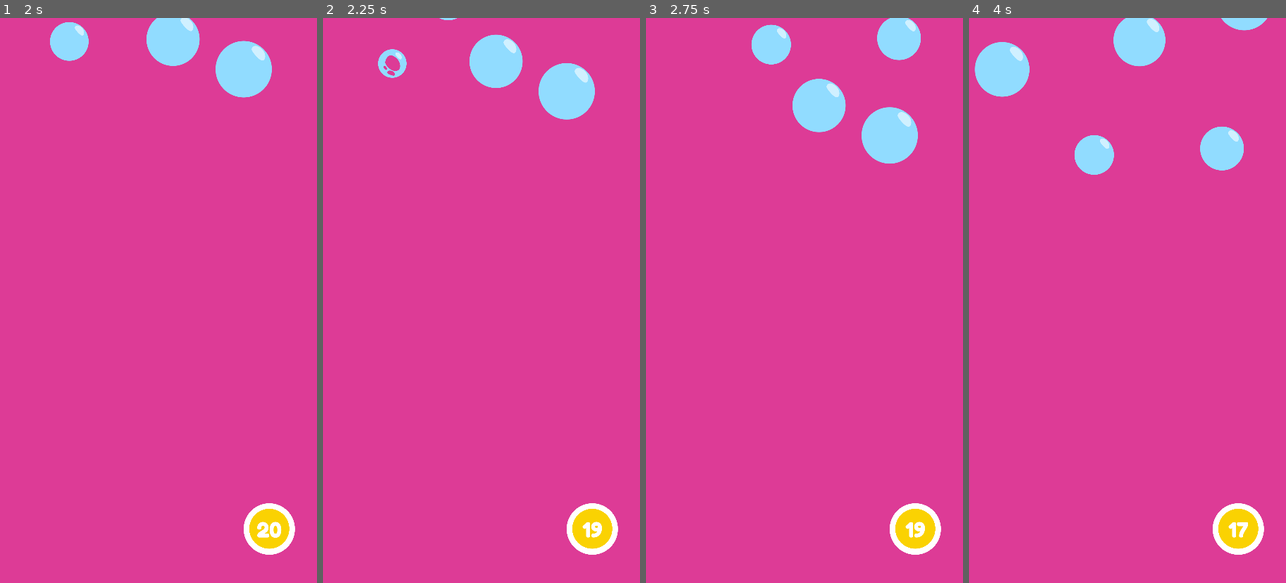
Above: before the commit, frames 1-4 (left to right).
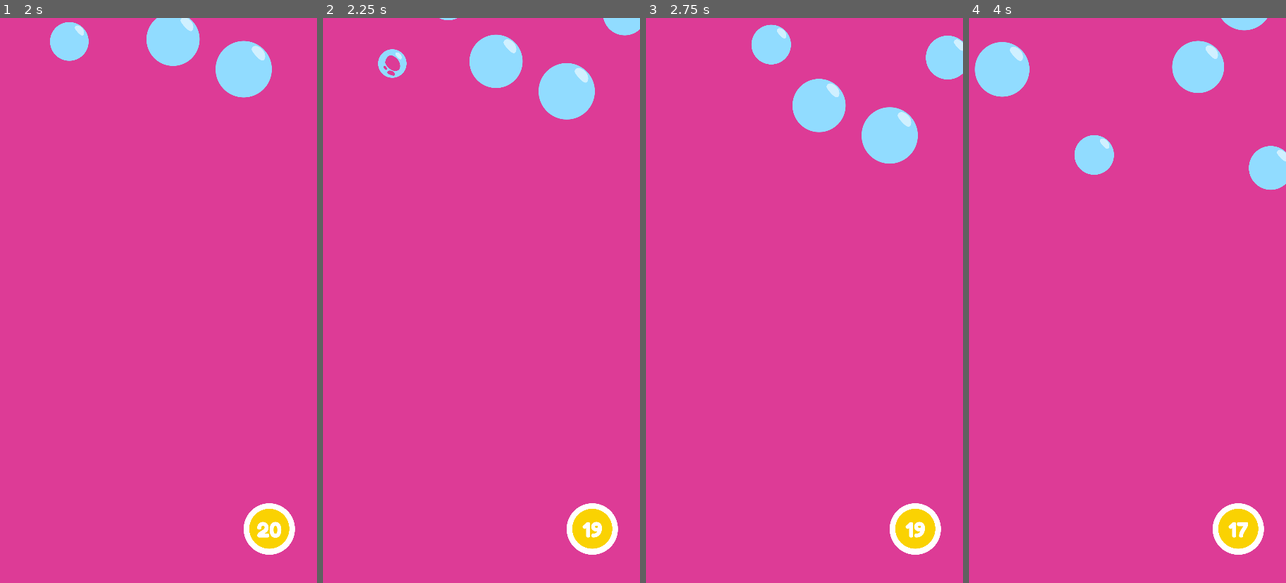
Above: after the commit, the same moments.

Repository: tillioss/Godot-Strategies-V1
Game: Godot game, scene res://BubblePop/BubblePopActivity.tscn
Same seed, same stepped clock (60 frames per second), same inputs: the game is played once before the commit and once after it. This scene is started directly instead of the project's main scene.
Inputs (mouse positions are in pixels of both pictures, inside the frame that each line leads up to):
- Up to frame 1 (2 s): tap Enter at 0.5 s; move the mouse to (228, 272) at 0.52 s; click (228, 272) at 0.67 s; move the mouse to (95, 328) at 1.27 s; click (95, 328) at 1.42 s
- Up to frame 2 (2.25 s): move the mouse to (392, 40) at 2.02 s; click (392, 40) at 2.17 s
- Up to frame 3 (2.75 s): no input
- Up to frame 4 (4 s): move the mouse to (1143, 102) at 2.77 s; click (1143, 102) at 2.92 s; move the mouse to (1213, 204) at 3.52 s; click (1213, 204) at 3.67 s

Frame 1 is identical in both runs. In frame 2, 0.3% of the frame differs, in the area x 88-100%, y 0-4%; in frame 3, 1.6%; in frame 4, 4.0%, in the area x 45-100%, y 0-31%.

Commit message:
Documentation of BubblePop
Comemented all the scripts in the Bubble Pop Activity

Diff:
--- a/BubblePop/Bubble.gd
+++ b/BubblePop/Bubble.gd
@@ -3,33 +3,33 @@
 var isMouseOnBubble = false
 export var bubbleVelocity = 300
 var isBubbleActive = true
-
 signal bubblePopped
-
 var popAnimationFinished = false
 
 # Called when the node enters the scene tree for the first time.
 func _ready():
 	print("Bubble created")
 
+
+# Called every frame
 func _process(delta):
 	if isBubbleActive:
 		var velocity = Vector2(0,0)
-		velocity.y = bubbleVelocity
-		position += velocity * delta
+		velocity.y = bubbleVelocity  #Setting a value for how much distance a bubble should move every frame
+		position += velocity * delta #Multiplying the speed with delta to make the game frame independent and then added to position to create movement
 
 func _input(event):
 	if event is InputEventMouseButton:
-		if event.button_index == BUTTON_LEFT and event.pressed:
-			if isMouseOnBubble and isBubbleActive:
-				emit_signal("bubblePopped")
-				$AnimatedSprite.play("pop")
-				$PopSound.play()
-				get_tree().set_input_as_handled()
+		if event.button_index == BUTTON_LEFT and event.pressed: #Checking if the left mouse button is clicked
+			if isMouseOnBubble and isBubbleActive: #Checkin if the mouse is over this bubble when clicked and isActive
+				emit_signal("bubblePopped") #Emitting signal that this is popped and this will be received by the parent which is BubbleSpawner
+				$AnimatedSprite.play("pop") #Animations
+				$PopSound.play() #SFX
+				get_tree().set_input_as_handled() #Making sure that the bubble below this doesn't pop. So cancelling the input once we're done
 
 
 
-
+#Setting isMouseOnBubble to check if the mouse is over this bubble
 func _on_Bubble_mouse_entered():
 	isMouseOnBubble = true
 
@@ -37,13 +37,11 @@
 func _on_Bubble_mouse_exited():
 	isMouseOnBubble = false
 
-
+#Waiting for the pop animation to be done and when done we destroy the bubble
 func _on_AnimatedSprite_animation_finished():
 	isBubbleActive = false
-	#$AnimatedSprite.hide()
-	#$CollisionShape2D.set_deferred("disabled", true)
-	queue_free()
+	queue_free() #Destroying/Freeing the bubble from memory
 
-
+#Checking if the bubble left/went out of screen and if so destory it
 func _on_VisibilityNotifier2D_screen_exited():
-	queue_free()
+	queue_free() #Destroying/Freeing the bubble from memory
--- a/BubblePop/BubbleSpawner.gd
+++ b/BubblePop/BubbleSpawner.gd
@@ -9,54 +9,55 @@
 signal oneMoreBubblePopped
 
 var areAllBubblesPopped = false
-
-#var numberOfBubblesThisWave : int
 var timer = 0
 
+# Called when the node enters the scene tree for the first time.
 func _ready():
-	randomize()
+	randomize() #Helps get different number of bubbles and positions every run
 
+# Called every frame till the node becomes inactive or destroyed
 func _process(delta):
-	if not areAllBubblesPopped:
+	if not areAllBubblesPopped: #Checks if the player has already popped required number of bubbles
 		timer += delta
-		if timer > timeDeltaBetweenWaves:
-			timer = 0
-			SpawnBubbleWave()
+		if timer > timeDeltaBetweenWaves: #This is a timer based wave like spawning
+			timer = 0 #Reset timer to begin counting for next wave
+			SpawnBubbleWave() #Spawns random number of bubbles on timer completion
 
+#This function helps
 func SpawnBubbleWave():
-	randomize()
+	#We choose a random number of bubbles from the list possible values which we currently gave as 2 or 3 or 4
 	var numberOfBubblesThisWave = randi() % NumberOfBubblesEachTurn.size() + NumberOfBubblesEachTurn[0]
-	var randomPositions = ChooseRandomPositionsBasedOnCount(numberOfBubblesThisWave)
+	var randomPositions = ChooseRandomPositionsBasedOnCount(numberOfBubblesThisWave) # Based on how many bubbles we want, we call a function that gives that many spawn points
 	for i in numberOfBubblesThisWave:
-		var bubble = BubbleScene.instance()
-		get_parent().add_child(bubble)
-		#add_child(bubble)
-		#print(randomPositions[i].position)
-		bubble.position = randomPositions[i].position + Vector2(rand_range(-50,50), rand_range(-50,50))
+		var bubble = BubbleScene.instance() #Creating a bubble instance
+		get_parent().add_child(bubble) #Making the created a child of the BubbleSpawnerNode so we can easily connect signals
+		bubble.position = randomPositions[i].position + Vector2(rand_range(-50,50), rand_range(-50,50)) # Getting positions of the spawn points and using their positions and random values to get more variety
 		var bubbleScale = rand_range(minScale, maxScale)
-		bubble.scale = Vector2(bubbleScale, bubbleScale)
-		bubble.connect("bubblePopped", self, "BubblePoppedReduceCounter")
+		bubble.scale = Vector2(bubbleScale, bubbleScale) #Randomizing the size of the bubble spawned
+		bubble.connect("bubblePopped", self, "BubblePoppedReduceCounter") #Connecting the bubblePopped signal of the bubble created so we can know when its popper. Thereby, helps us update the counter
 
+#Function used to get a set of points from a predefined spawn point list of 6
 func ChooseRandomPositionsBasedOnCount(count):
 	var positionArray = []
 	if count ==2:
-		positionArray.append(self.get_child(randi()%3))
-		positionArray.append(self.get_child(randi()%3 + 2))
+		positionArray.append(self.get_child(randi()%3)) #Choose one spawn point from first 3
+		positionArray.append(self.get_child(randi()%3 + 3))  #Choose one spawn point from last 3
 	elif count==3:
-		positionArray.append(self.get_child(randi()%2))
+		positionArray.append(self.get_child(randi()%2))  #Choose one spawn point from first 2
 		positionArray.append(self.get_child(randi()%2 + 2))
 		positionArray.append(self.get_child(randi()%2 + 4))
 	elif count ==4:
-		positionArray.append(self.get_child(0))
+		positionArray.append(self.get_child(0))  #Choose 1st, one from 2 and 3, one from 4 and 5 and 6th
 		positionArray.append(self.get_child(randi()%2 + 1))
 		positionArray.append(self.get_child(randi()%2 + 3))
 		positionArray.append(self.get_child(5))
 	print(positionArray)
-	return positionArray
+	return positionArray #Return the list with required number of spawn points
 
+#This function is called whenever a bubble which is a child of this is popped
 func BubblePoppedReduceCounter():
-	emit_signal("oneMoreBubblePopped")
+	emit_signal("oneMoreBubblePopped")  #Emittin a signal so that other nodes like HUD can connect and update counter details
 
-
+#This function is linked to HUD and when the required number of bubbles are popped, it stops the spawning of bubbles by setting the decisive bool used in _process to true
 func _on_HUD_bubblePop_activityOver():
 	areAllBubblesPopped = true
--- a/BubblePop/HUD_bubblePop.gd
+++ b/BubblePop/HUD_bubblePop.gd
@@ -7,25 +7,30 @@
 
 # Called when the node enters the scene tree for the first time.
 func _ready():
-	bubbleCountString = $CounterBG/Score
-	bubbleCountString.text = str(NumberOfBubbles)
+	bubbleCountString = $CounterBG/Score #Holding a reference to the score variable
+	bubbleCountString.text = str(NumberOfBubbles) #Setting the value to our required bubble pop count
 
+# Supposedly developed for integration between webapp and the game
+# When player presses on the next button this directs the player back to the webapp, for now it goes to Tilli website as a test
 func _on_Next_button_down():
 	OS.shell_open(JavaScript.eval('window.location.replace("https://www.tillikids.org/")'))
 	get_tree().quit()
 
-
+#This is called by connecting to the BubbleSpawner's signal that tells us that a child bubble is popped
 func _on_BubbleSpawner_oneMoreBubblePopped():
+	#Updating the counter value and visual string text
 	NumberOfBubbles = NumberOfBubbles-1
 	bubbleCountString.text = str(NumberOfBubbles)
+
+	#Once the player has popped enough bubbles stop counting and emit a signal to stop spawning more bubbles
 	if NumberOfBubbles == 0:
 		$CounterBG.hide()
 		$Next.show()
-		emit_signal("activityOver")
+		emit_signal("activityOver") #Emit signal to stop
 		yield(get_tree().create_timer(3),"timeout")
-		$Continue.show()
+		$Continue.show() #Show text suggesting players to continue
 
 
-
+#Hiding the initial instructions after the child timer runs out
 func _on_HideInstructionsTimer_timeout():
 	$StartingInstuction.hide()
